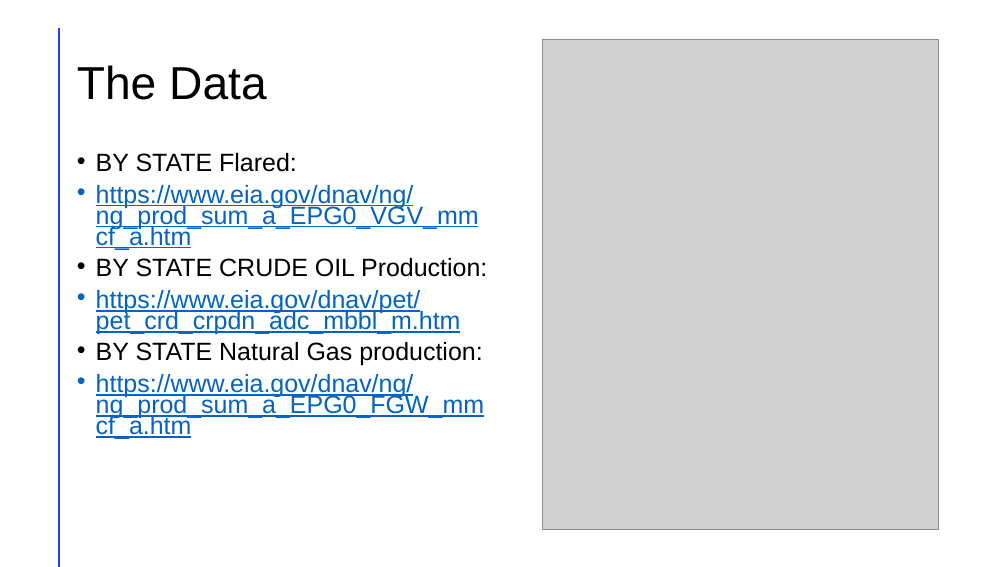
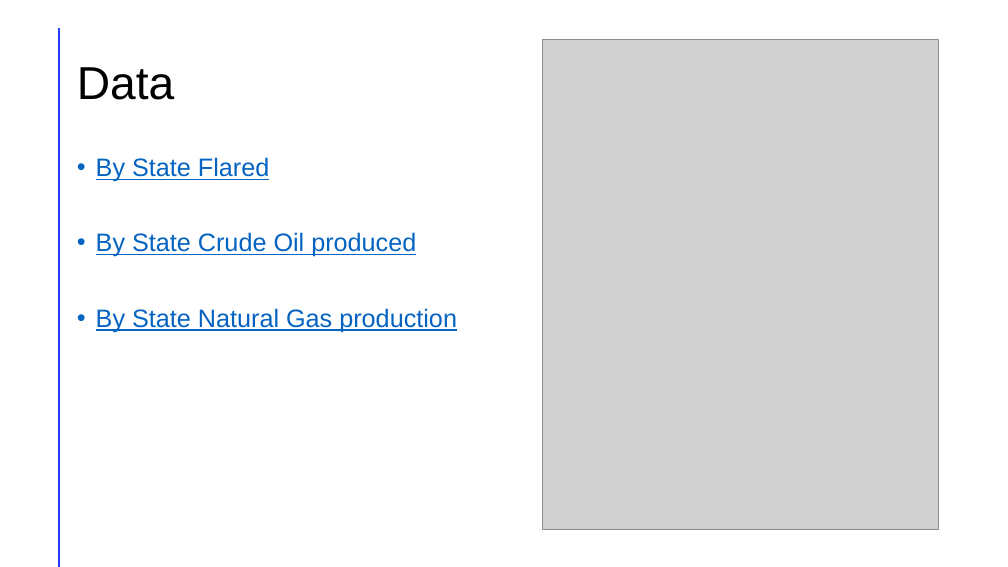
Before and after one commit to chad-hub/wasted_energy, a slide deck: slide 4 of Wasted Energy.pptx. Drawn at 1008x567 pixels with LibreOffice and Linux fonts; fonts in the diff are those of the drawing; grey boxes stand for pictures. Boxes give left, top, right and bottom in pixels: in the first picture for what was removed or moved away, otherwise in the second. Text is boxed around its words. In the diff, an @@ line names an element or a change of style, - is before the commit and + after.

```diff
--- a/Wasted Energy.pptx
+++ b/Wasted Energy.pptx
@@ title at [77, 67, 175, 100]: text changed @@
-The Data
+Data
@@ text at [96, 157, 457, 333]: text changed; size 23.8 to 24 pt @@
-• BY STATE Flared:
-• https://www.eia.gov/dnav/ng/ng_prod_sum_a_EPG0_VGV_mmcf_a.htm
-• BY STATE CRUDE OIL Production:
-• https://www.eia.gov/dnav/pet/pet_crd_crpdn_adc_mbbl_m.htm
-• BY STATE Natural Gas production:
-• https://www.eia.gov/dnav/ng/ng_prod_sum_a_EPG0_FGW_mmcf_a.htm
+• By State Flared
+• By State Crude Oil produced
+• By State Natural Gas production
```
Also in this commit, not shown: 8 other slides changed, 1 slide added, 1 slide removed.
